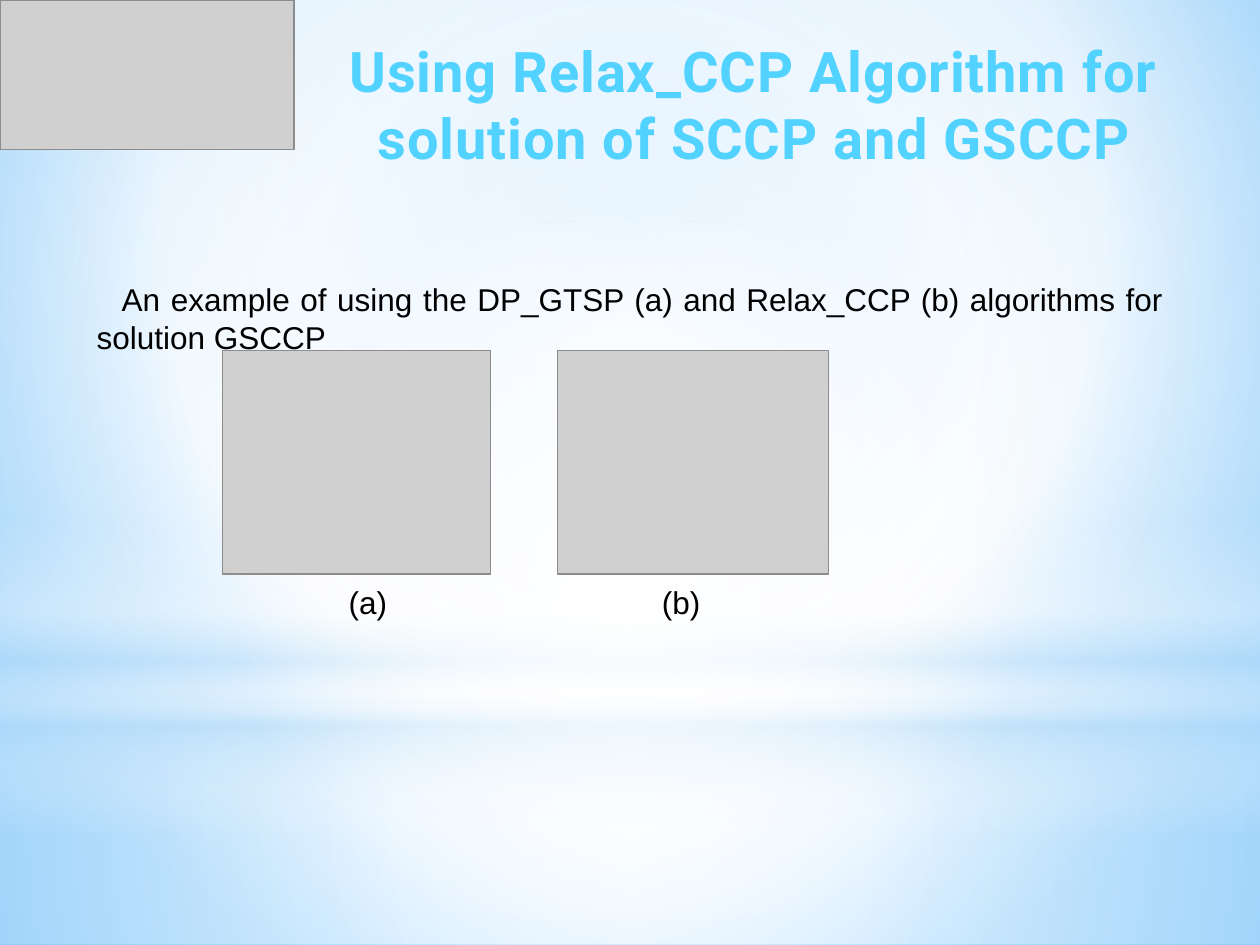
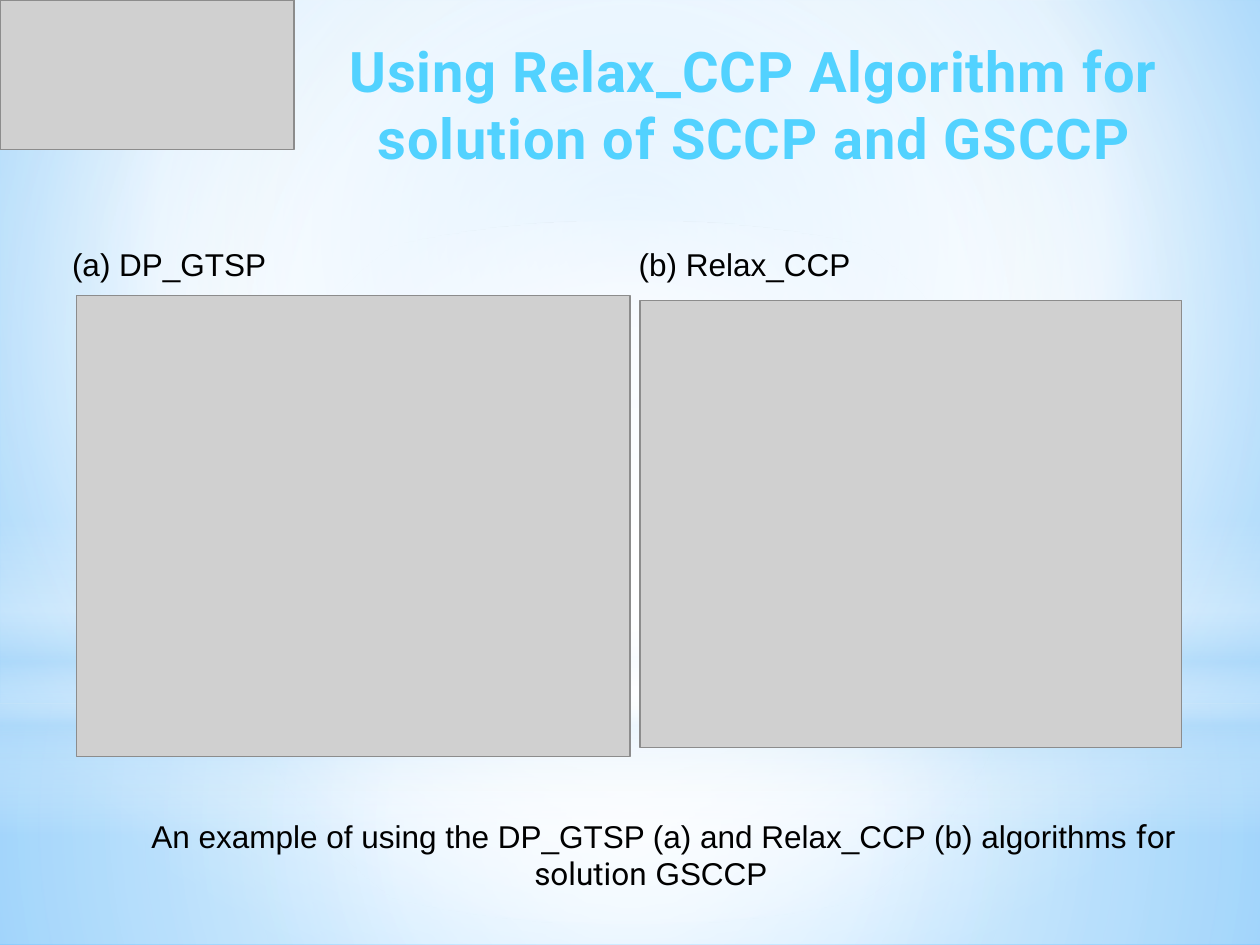
Before and after one commit to ukoloff/LaTeX, a slide deck: slide 23 of Optima2020/pptx/Report.pptx (slide 26 before the commit). Drawn at 1260x945 pixels with LibreOffice and Linux fonts; fonts in the diff are those of the drawing; grey boxes stand for pictures. Boxes give left, top, right and bottom in pixels: in the first picture for what was removed or moved away, otherwise in the second. Text is boxed around its words. In the diff, an @@ line names an element or a change of style, - is before the commit and + after.

Commit message:
Make common design

```diff
--- a/Optima2020/pptx/Report.pptx
+++ b/Optima2020/pptx/Report.pptx
@@ text added at (x1=72, y1=253, x2=266, y2=282), 18 pt, text #000000 @@
+(a) DP_GTSP
@@ text added at (x1=639, y1=253, x2=850, y2=282), 18 pt, text #000000 @@
+(b) Relax_CCP
@@ picture resized from (x1=222, y1=350, x2=490, y2=573) to (x1=77, y1=296, x2=630, y2=757) @@
@@ picture resized from (x1=558, y1=350, x2=829, y2=573) to (x1=640, y1=300, x2=1182, y2=747) @@
@@ text at (x1=349, y1=591, x2=700, y2=620): paragraph removed @@
-(a) (b)
@@ text "An example of using the ..." moved from (x1=97, y1=288, x2=1163, y2=620) to (x1=151, y1=824, x2=1176, y2=886) @@
@@ text "An example of using the ..." at (x1=151, y1=824, x2=1176, y2=886): font Arial to Roboto in "for solution"; alignment justified to centre @@
```
Also in this commit, not shown: 4 other slides changed, 2 slides removed.
